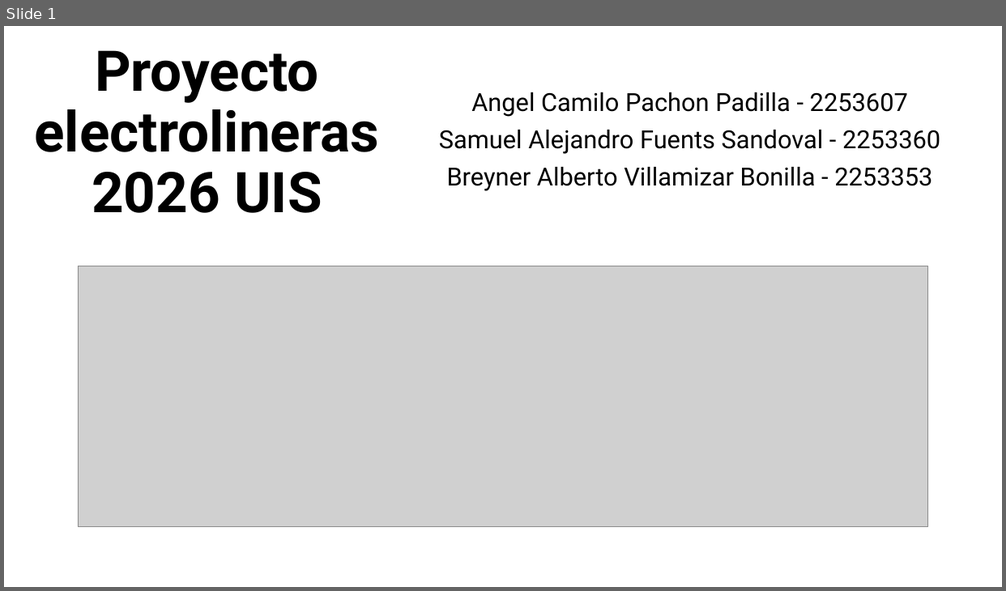
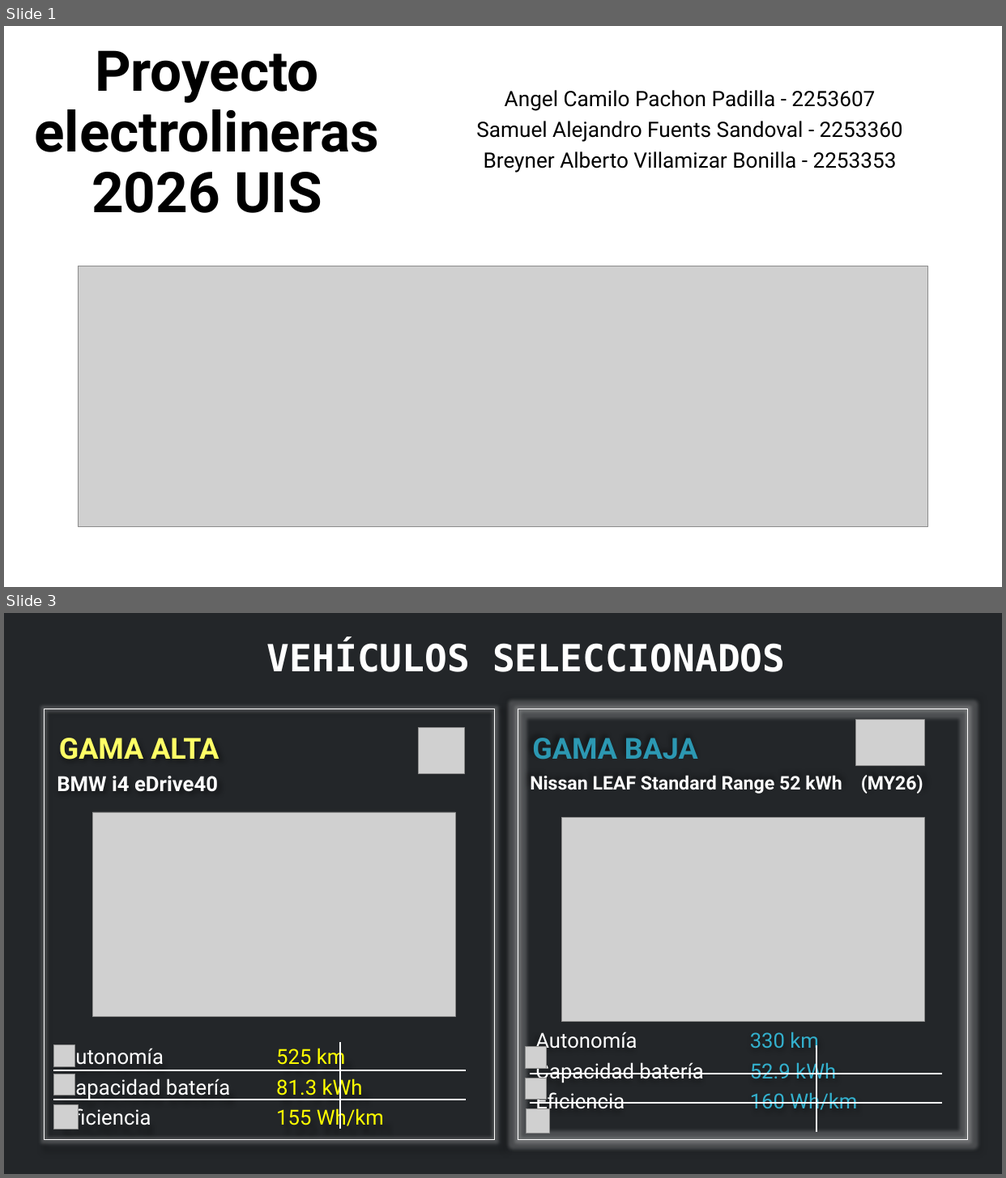
Before and after one commit to Comal2/Proyecto-electrolineras-2026-UIS, a slide deck: documentos/Presentacion_28.pptx. Shown one above the other, each under a label of ours: slide 1 before the commit, slides 1 and 3 after it; the slides between them are not shown. The pictures are 1006x591 and 1006x1178 pixels, drawn with LibreOffice and Linux fonts; fonts in the diff are those of the drawing; grey boxes stand for pictures. Boxes give left, top, right and bottom in pixels: in the first picture for what was removed or moved away, otherwise in the second. Text is boxed around its words. In the diff, an @@ line names an element or a change of style, - is before the commit and + after.

```diff
--- a/documentos/Presentacion_28.pptx
+++ b/documentos/Presentacion_28.pptx
@@ slide 3 added at (4, 613, 1002, 1174), background #232629 @@
@@ title added at (267, 641, 786, 672), 36 pt, text #FFFFFF, bold @@
+VEHÍCULOS SELECCIONADOS
@@ text added at (44, 709, 494, 1140), outline #FFFFFF 0.75 pt, 20 pt, text #FFFFFF @@
+GAMA ALTA
+BMW i4 eDrive40
+Autonomía 525 km
+Capacidad batería 81.3 kWh
+Eficiencia 155 Wh/km
@@ rectangle added at (518, 709, 968, 1140), outline #FFFFFF 0.75 pt, 20 pt, text #FFFFFF @@
+GAMA BAJA
+Nissan LEAF Standard Range 52 kWh (MY26)
+Autonomía 330 km
+Capacidad batería 52.9 kWh
+Eficiencia 160 Wh/km
@@ picture added at (419, 727, 465, 774) @@
@@ picture added at (856, 720, 924, 766) @@
@@ picture added at (92, 812, 455, 1016) @@
@@ picture added at (562, 817, 925, 1022) @@
@@ picture added at (53, 1046, 74, 1067) @@
@@ line added from (340, 1130) to (340, 1043), #FFFFFF 1.5 pt @@
@@ picture added at (526, 1047, 547, 1068) @@
@@ line added from (816, 1132) to (816, 1046), #FFFFFF 1.5 pt @@
@@ picture added at (53, 1074, 74, 1095) @@
@@ line added from (53, 1071) to (466, 1071), #FFFFFF 1.5 pt @@
@@ line added from (530, 1074) to (942, 1074), #FFFFFF 1.5 pt @@
@@ picture added at (526, 1078, 547, 1099) @@
@@ line added from (53, 1100) to (466, 1100), #FFFFFF 1.5 pt @@
@@ picture added at (54, 1105, 78, 1130) @@
@@ picture added at (526, 1110, 550, 1133) @@
@@ line added from (530, 1103) to (942, 1103), #FFFFFF 1.5 pt @@
@@ slide 1 changed as well @@
@@ subtitle "Angel Camilo Pachon Padilla - ..." at (476, 90, 903, 173): size 24 to 20.4 pt; line spacing 0.9 to 0.8 @@
```
Also in this commit, not shown: 4 other slides added, 4 slides removed.
